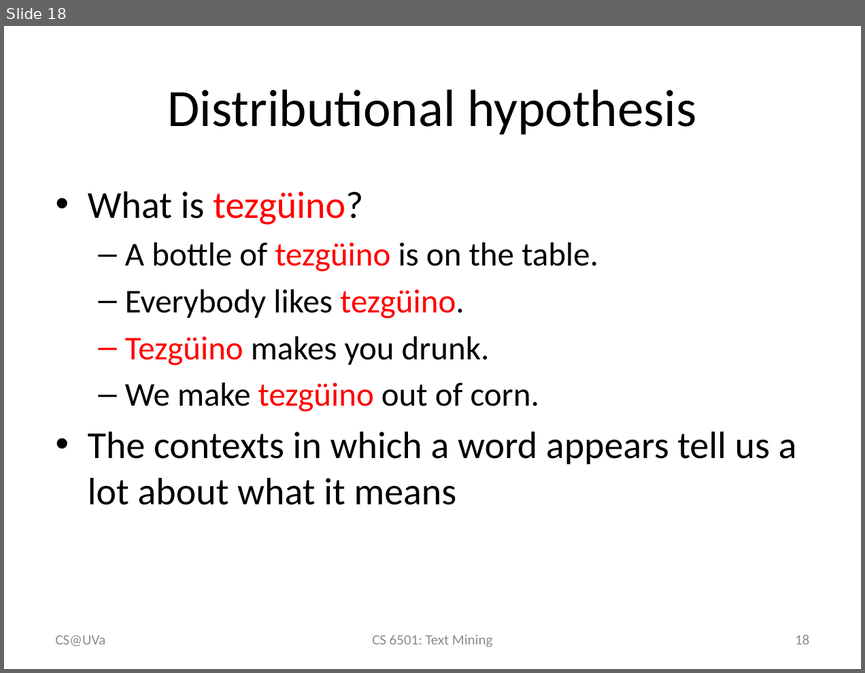
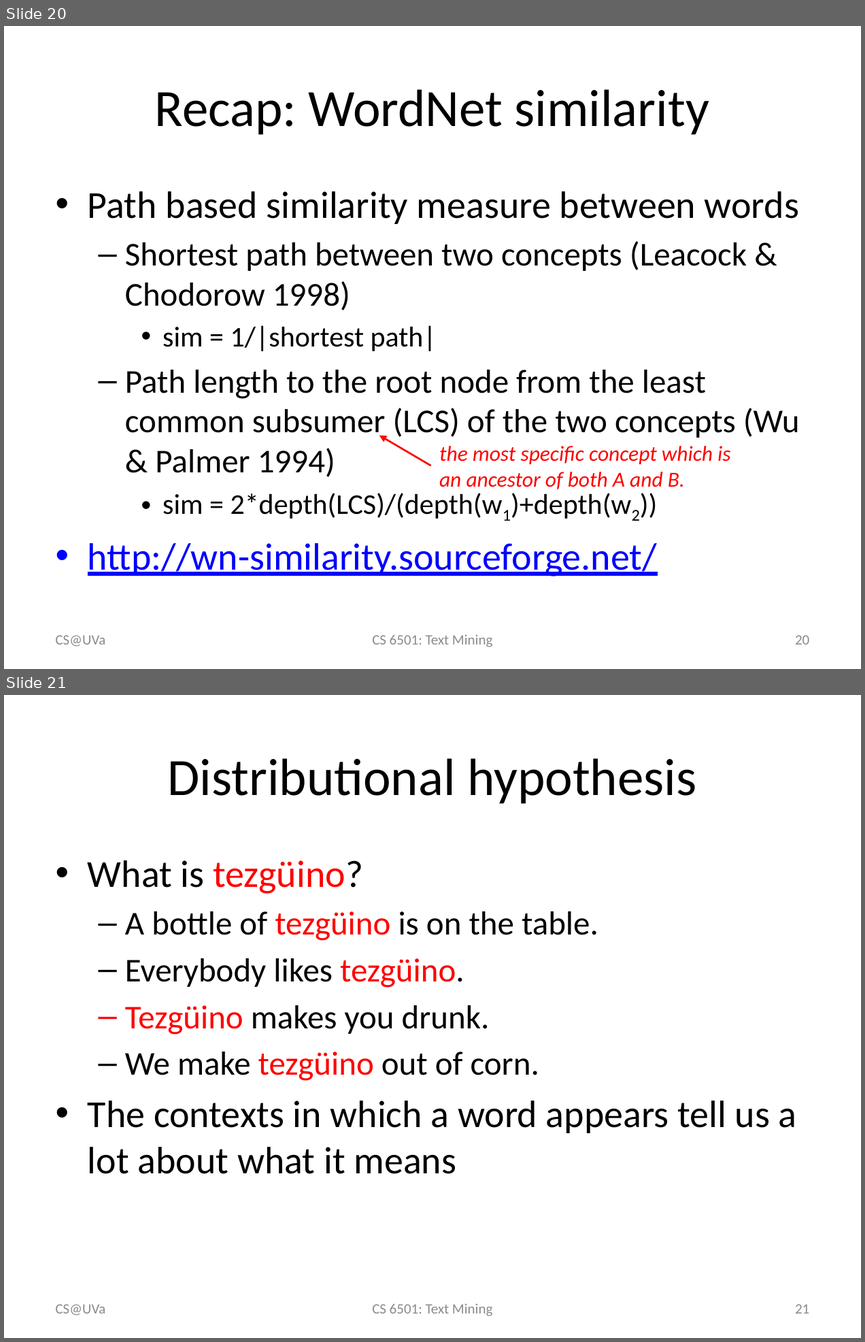
Before and after one commit to wang296/CS6501-Text-Mining, a slide deck: docs/LexicalSemanticsWordSenses.pptx. Shown one above the other, each under a label of ours: slide 18 before the commit, slides 20 and 21 after it. The pictures are 865x673 and 865x1342 pixels, drawn with LibreOffice and Linux fonts; fonts in the diff are those of the drawing. Boxes give left, top, right and bottom in pixels: in the first picture for what was removed or moved away, otherwise in the second. Text is boxed around its words. In the diff, an @@ line names an element or a change of style, - is before the commit and + after.

```diff
--- a/docs/LexicalSemanticsWordSenses.pptx
+++ b/docs/LexicalSemanticsWordSenses.pptx
@@ slide 20 added at (4,26,861,669), background #FFFFFF @@
@@ title added at (155,89,709,135), 44 pt, text #000000 @@
+Recap: WordNet similarity
@@ text added at (88,191,800,576), 28 pt, text #000000 @@
+• Path based similarity measure between words
+  – Shortest path between two concepts (Leacock & Chodorow 1998)
+    • sim = 1/|shortest path|
+  – Path length to the root node from the least common subsumer (LCS) of the two concepts (Wu & Palmer 1994)
+    • sim = 2*depth(LCS)/(depth(w1)+depth(w2))
+• http://wn-similarity.sourceforge.net/
@@ arrow added from (430, 465) to (379, 435), #FF0000 1.5 pt @@
@@ text added at (439,446,730,489), 18 pt, text #FF0000, italic @@
+the most specific concept which is an ancestor of both A and B.
@@ text added at (56,635,106,646), 12 pt, text #8C8C8C @@
+CS@UVa
@@ text added at (372,635,492,647), 12 pt, text #8C8C8C @@
+CS 6501: Text Mining
@@ page number added at (795,635,809,644), 12 pt, text #8C8C8C @@
+20
@@ what was slide 18 is now slide 21 @@
@@ page number at (795,1304,809,1313): text changed @@
-18
+21
```
Also in this commit, not shown: 2 other slides added, 4 other files.
